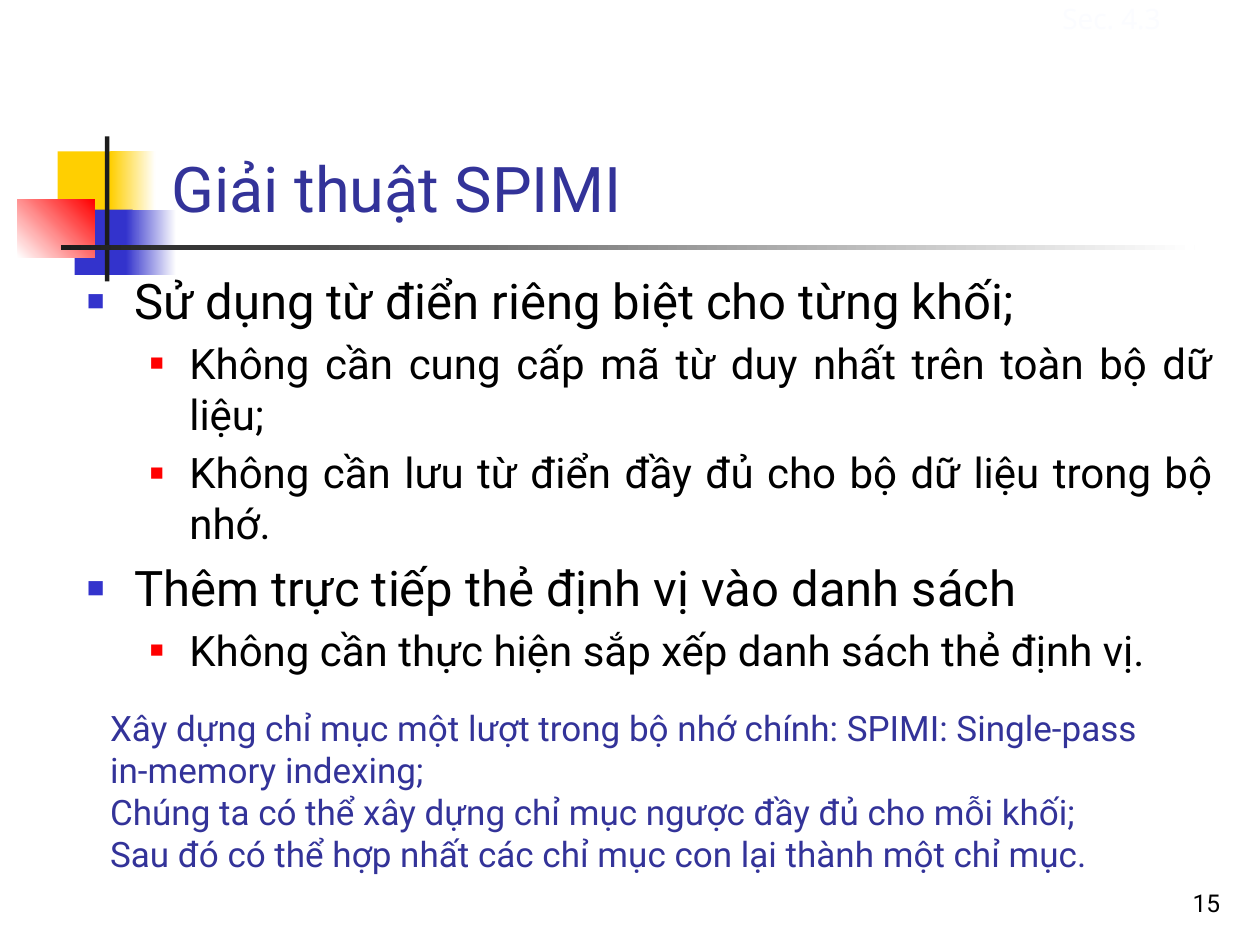
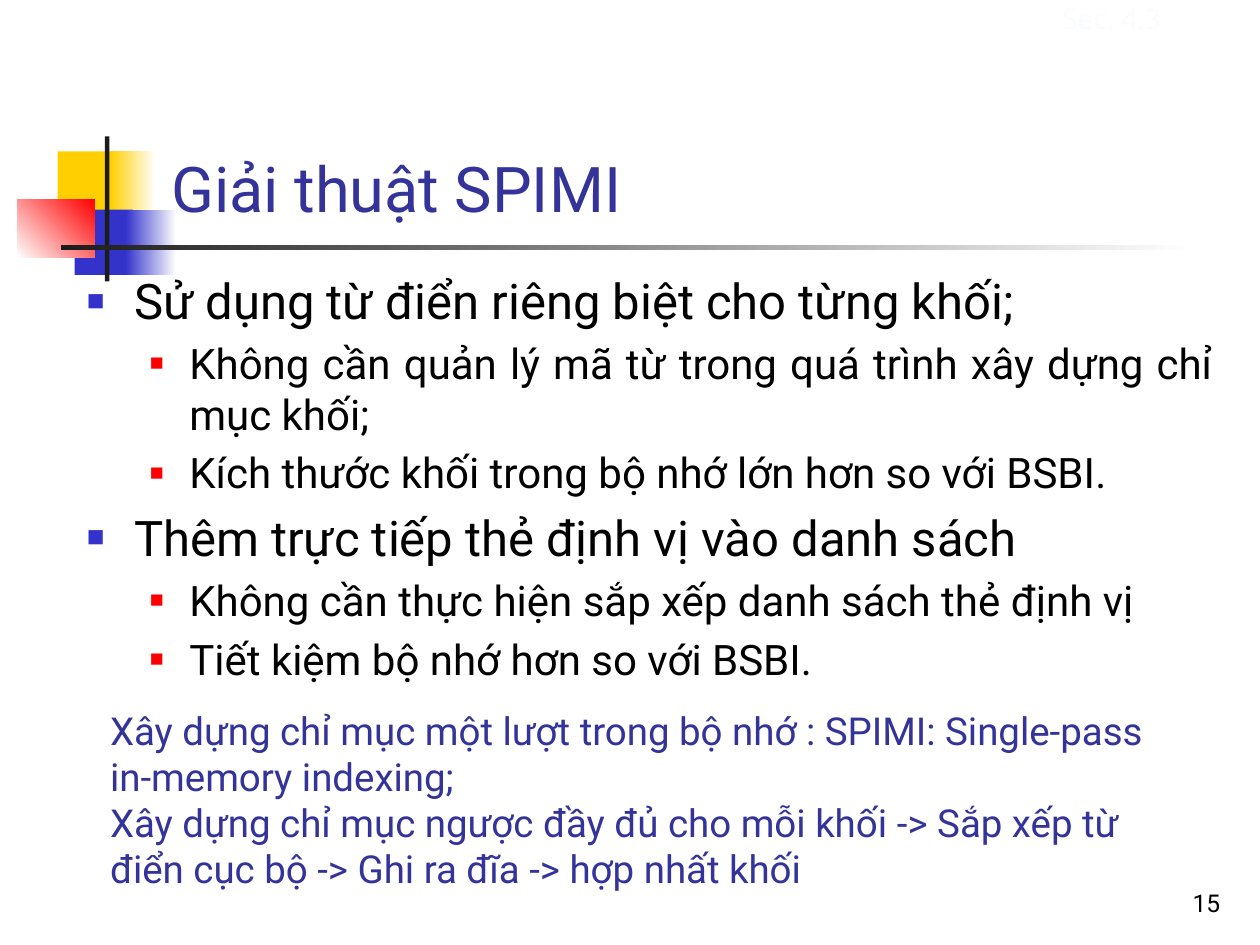
Before and after one commit to bangoc/IT4853, a slide deck: slide 15 of Bai 12 Cac phuong phap xay dung chi muc.pptx. Drawn at 1260x945 pixels with LibreOffice and Linux fonts; fonts in the diff are those of the drawing. Boxes give left, top, right and bottom in pixels: in the first picture for what was removed or moved away, otherwise in the second. Text is boxed around its words. In the diff, an @@ line names an element or a change of style, - is before the commit and + after.

```diff
--- a/Bai 12 Cac phuong phap xay dung chi muc.pptx
+++ b/Bai 12 Cac phuong phap xay dung chi muc.pptx
@@ text at box(189, 344, 1212, 497): text changed @@
-  ■ Không cần cung cấp mã từ duy nhất trên toàn bộ dữ liệu;
-  ■ Không cần lưu từ điển đầy đủ cho bộ dữ liệu trong bộ nhớ.
+  ■ Không cần quản lý mã từ trong quá trình xây dựng chỉ mục khối;
+  ■ Kích thước khối trong bộ nhớ lớn hơn so với BSBI.
@@ text at box(189, 581, 1134, 682): text changed @@
-  ■ Không cần thực hiện sắp xếp danh sách thẻ định vị.
+  ■ Không cần thực hiện sắp xếp danh sách thẻ định vị
+  ■ Tiết kiệm bộ nhớ hơn so với BSBI.
@@ text at box(110, 713, 1142, 891): text changed; size 20 to 22 pt @@
-Xây dựng chỉ mục một lượt trong bộ nhớ chính: SPIMI: Single-pass in-memory indexing;
-Chúng ta có thể xây dựng chỉ mục ngược đầy đủ cho mỗi khối;
-Sau đó có thể hợp nhất các chỉ mục con lại thành một chỉ mục.
+Xây dựng chỉ mục một lượt trong bộ nhớ : SPIMI: Single-pass in-memory indexing;
+Xây dựng chỉ mục ngược đầy đủ cho mỗi khối -> Sắp xếp từ điển cục bộ -> Ghi ra đĩa -> hợp nhất khối
```
Also in this commit, not shown: 1 other slide changed, 2 other files.
